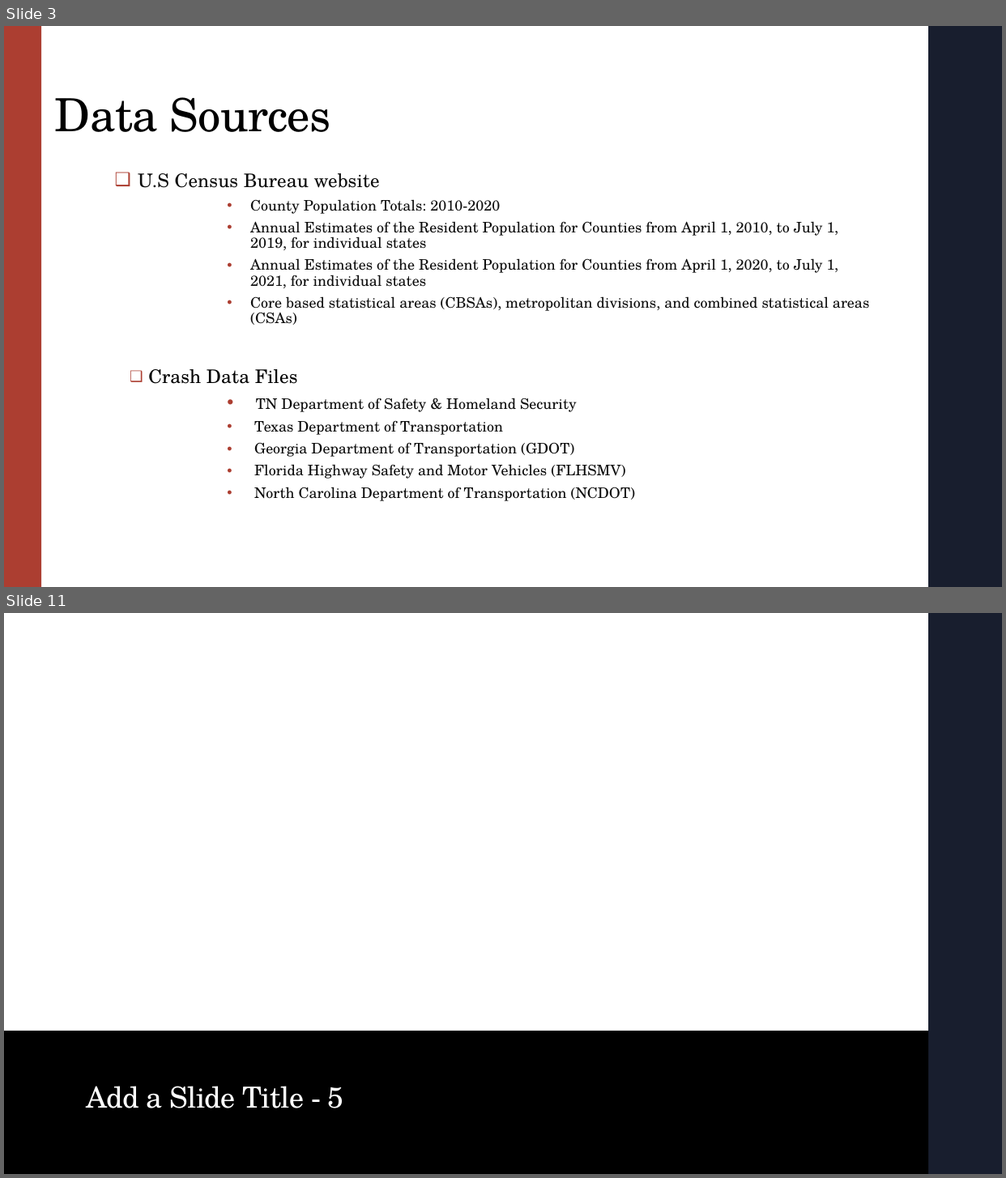
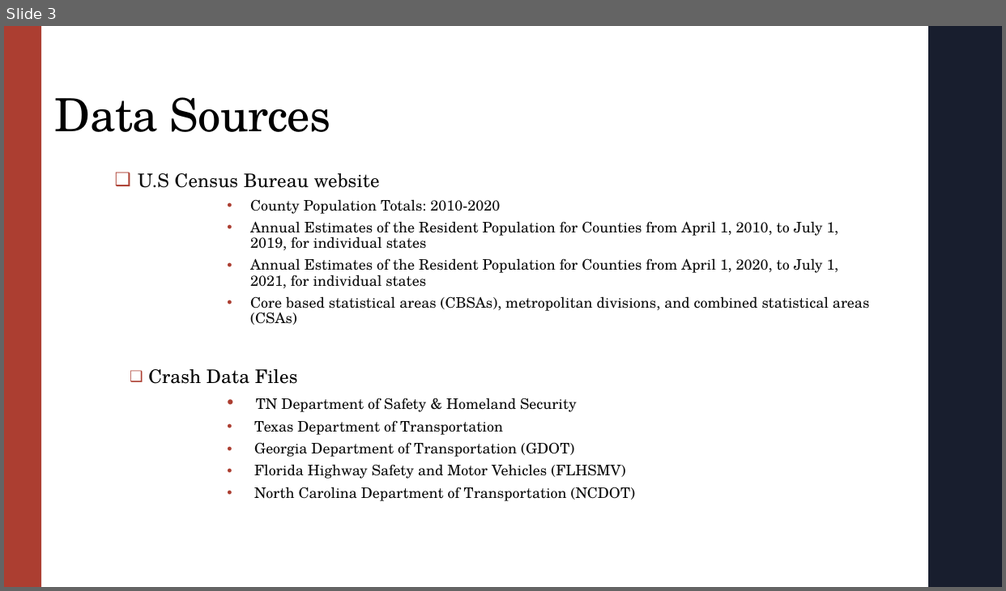
Before and after one commit to igoike/Capstone, a slide deck: Capstone_Presentation.pptx. Shown one above the other, each under a label of ours: slides 3 and 11 before the commit, slide 3 after it; the slides between them are not shown. The pictures are 1006x1178 and 1006x591 pixels, drawn with LibreOffice and Linux fonts; fonts in the diff are those of the drawing. Boxes give left, top, right and bottom in pixels: in the first picture for what was removed or moved away, otherwise in the second. Text is boxed around its words. In the diff, an @@ line names an element or a change of style, - is before the commit and + after.

```diff
--- a/Capstone_Presentation.pptx
+++ b/Capstone_Presentation.pptx
@@ slide 11 removed at bbox=[4, 613, 1002, 1174], background #FFFFFF; not listed: 1 template element that a slide beside it also shows @@
@@ rectangle removed at bbox=[4, 1031, 928, 1174] @@
@@ title removed at bbox=[87, 1086, 344, 1109] @@
-Add a Slide Title - 5
```
Also in this commit, not shown: 5 slides changed, 5 slides added, 4 other slides removed, 12 other files.
